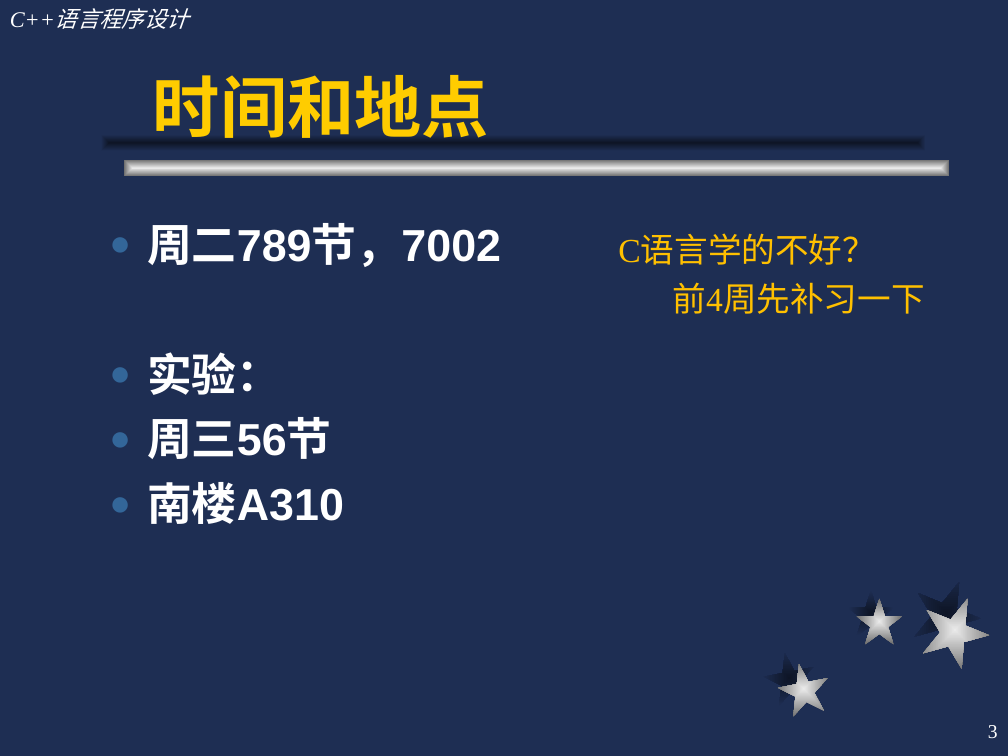
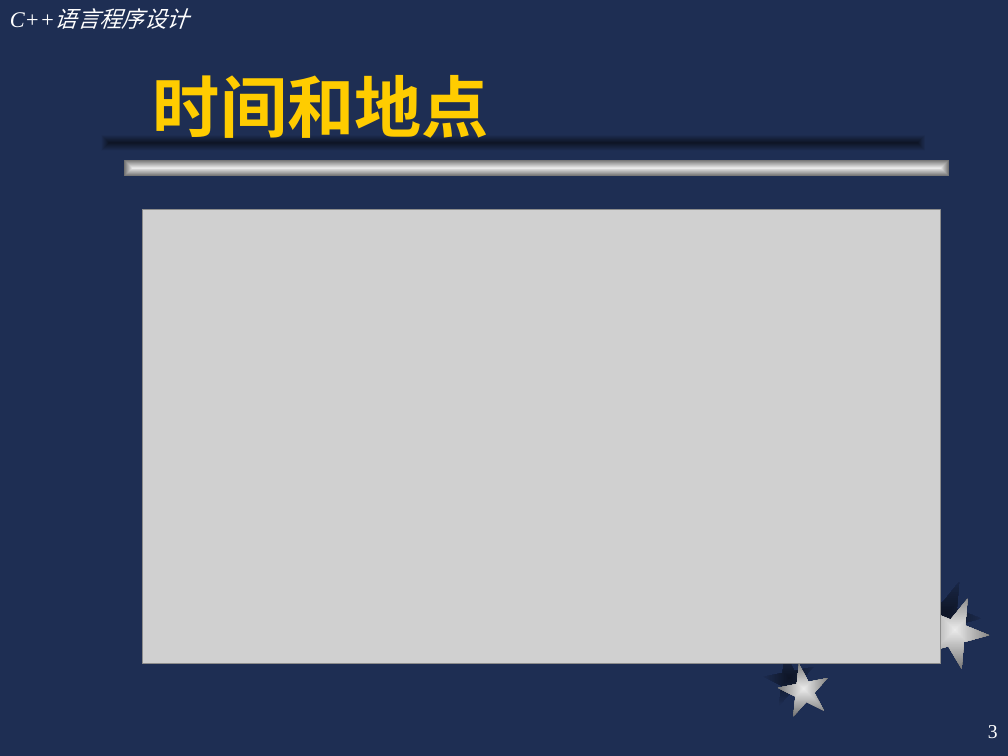
Before and after one commit to qilin512/OUC-OOP, a slide deck: slide 3 of slides/c++1.ppt. Drawn at 1008x756 pixels with LibreOffice and Linux fonts; fonts in the diff are those of the drawing; grey boxes stand for pictures. Boxes give left, top, right and bottom in pixels: in the first picture for what was removed or moved away, otherwise in the second. Text is boxed around its words. In the diff, an @@ line names an element or a change of style, - is before the commit and + after.

```diff
--- a/slides/c++1.ppt
+++ b/slides/c++1.ppt
@@ picture added at <box>143,210,941,663</box> @@
@@ text removed at <box>147,223,501,524</box> @@
-● 周二789节，7002
-● 实验：
-● 周三56节
-● 南楼A310
@@ text removed at <box>618,236,876,265</box> @@
-C语言学的不好？
@@ text removed at <box>673,282,925,314</box> @@
-前4周先补习一下
@@ freeform shape removed at <box>848,590,894,636</box> @@
@@ freeform shape removed at <box>856,599,902,645</box> @@
```
Also in this commit, not shown: 4 other slides changed.
